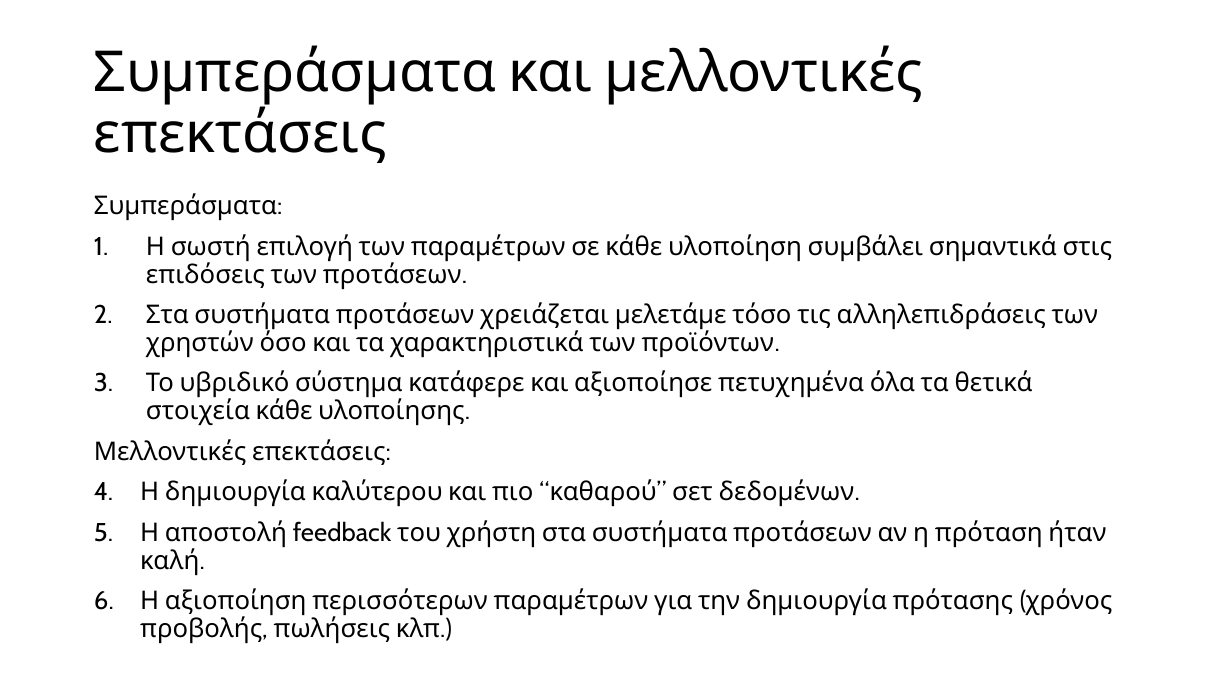
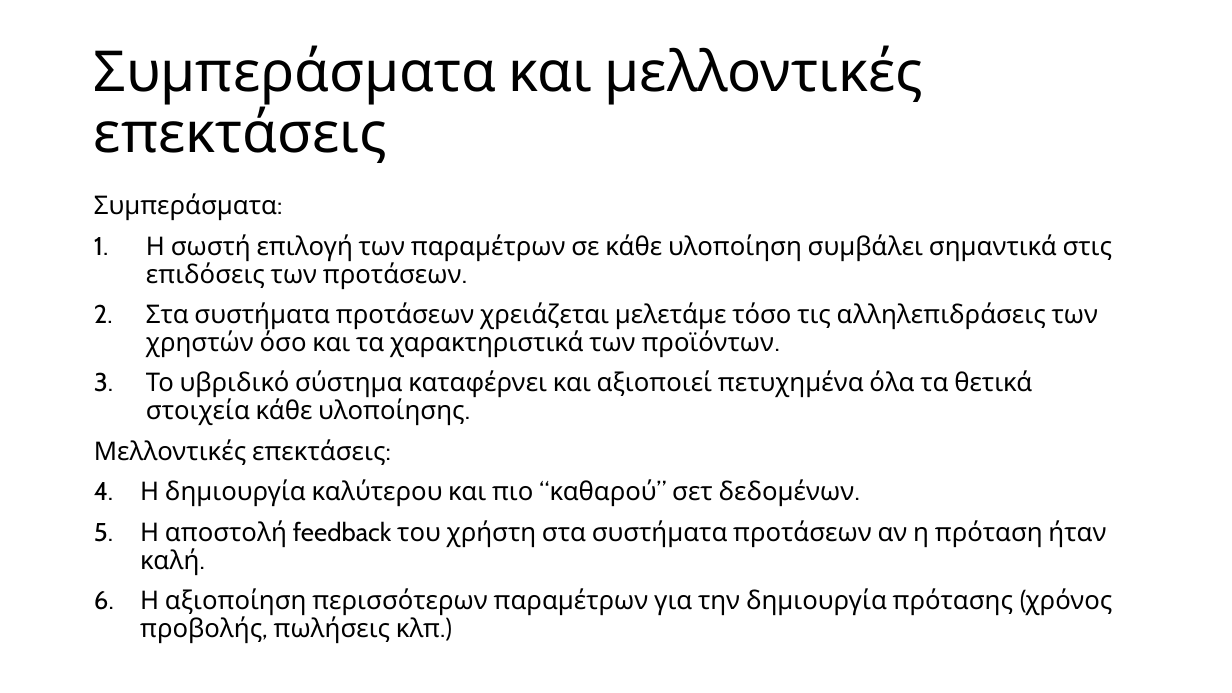
Before and after one commit to mpountou/General-Recommendation-Engine, a slide deck: slide 25 of παρουσίαση.pptx. Drawn at 1232x693 pixels with LibreOffice and Linux fonts; fonts in the diff are those of the drawing. Boxes give left, top, right and bottom in pixels: in the first picture for what was removed or moved away, otherwise in the second. Text is boxed around its words. In the diff, an @@ line names an element or a change of style, - is before the commit and + after.

```diff
--- a/παρουσίαση.pptx
+++ b/παρουσίαση.pptx
@@ text at bbox=[146, 370, 1032, 425]: text changed @@
-3. Το υβριδικό σύστημα κατάφερε και αξιοποίησε πετυχημένα όλα τα θετικά στοιχεία κάθε υλοποίησης.
+3. Το υβριδικό σύστημα καταφέρνει και αξιοποιεί πετυχημένα όλα τα θετικά στοιχεία κάθε υλοποίησης.
```
